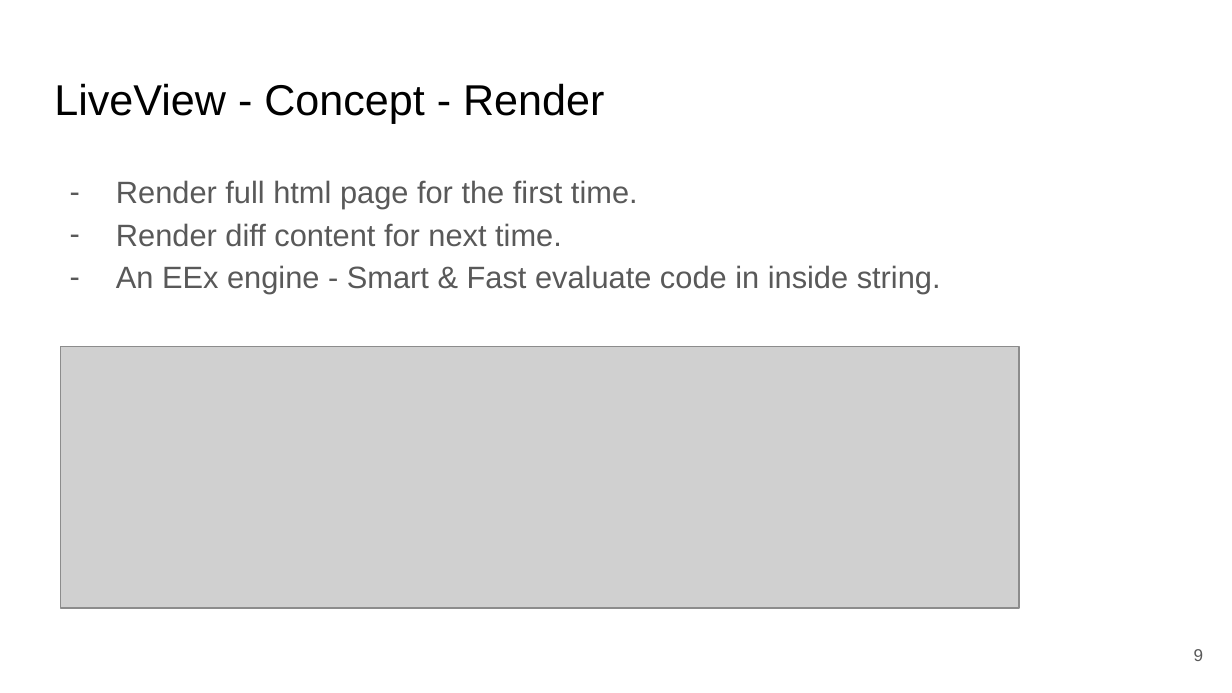
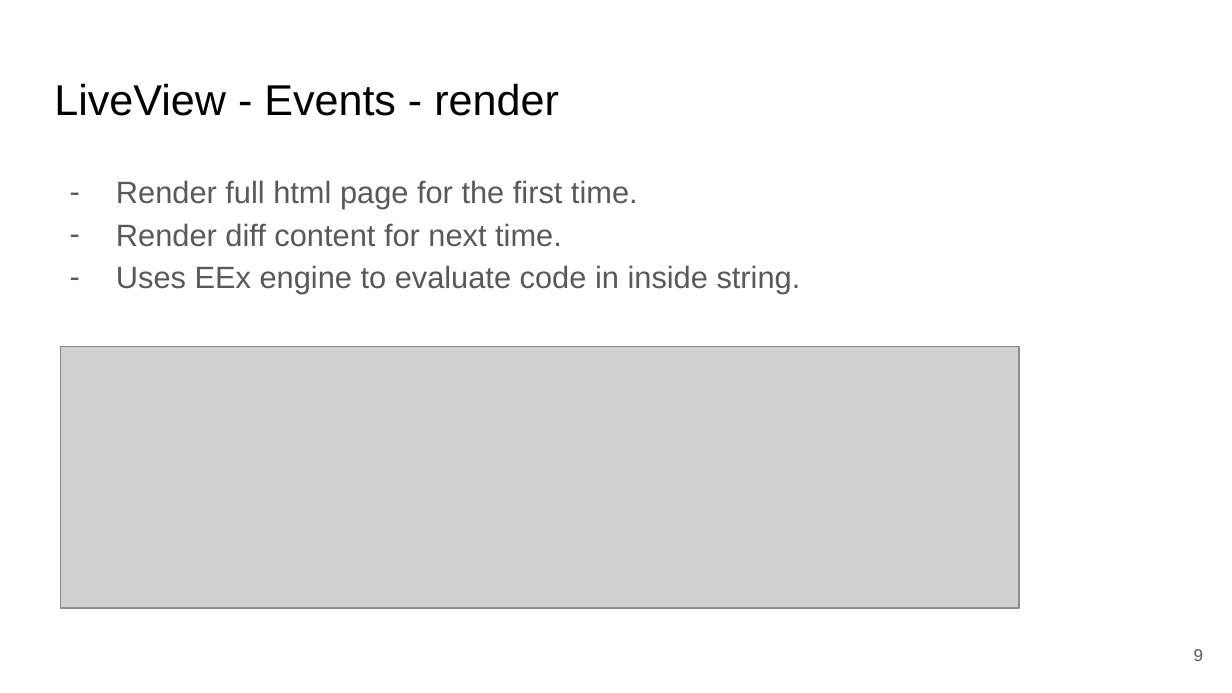
Before and after one commit to ohhi-vn/live_pub_demo, a slide deck: slide 9 of slide/Phoenix LiveView & Pubsub for Realtime & Scalable web app.pptx. Drawn at 1232x693 pixels with LibreOffice and Linux fonts; fonts in the diff are those of the drawing; grey boxes stand for pictures. Boxes give left, top, right and bottom in pixels: in the first picture for what was removed or moved away, otherwise in the second. Text is boxed around its words. In the diff, an @@ line names an element or a change of style, - is before the commit and + after.

```diff
--- a/slide/Phoenix LiveView & Pubsub for Realtime & Scalable web app.pptx
+++ b/slide/Phoenix LiveView & Pubsub for Realtime & Scalable web app.pptx
@@ title at (54,83,559,116): text changed @@
-LiveView - Concept - Render
+LiveView - Events - render
@@ text at (116,265,801,294): text changed @@
-– An EEx engine - Smart & Fast evaluate code in inside string.
+– Uses EEx engine to evaluate code in inside string.
```
Also in this commit, not shown: 10 other slides changed, 1 slide added.
